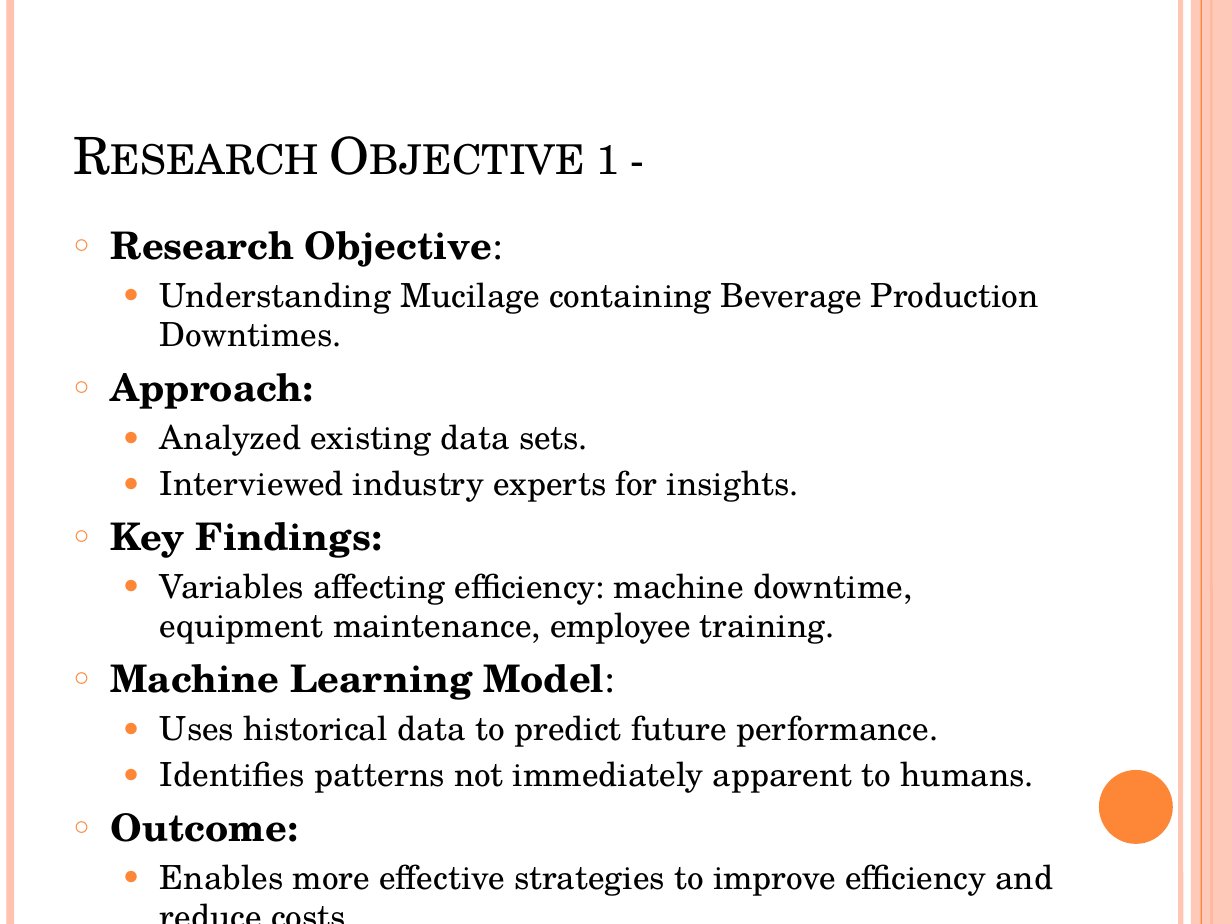
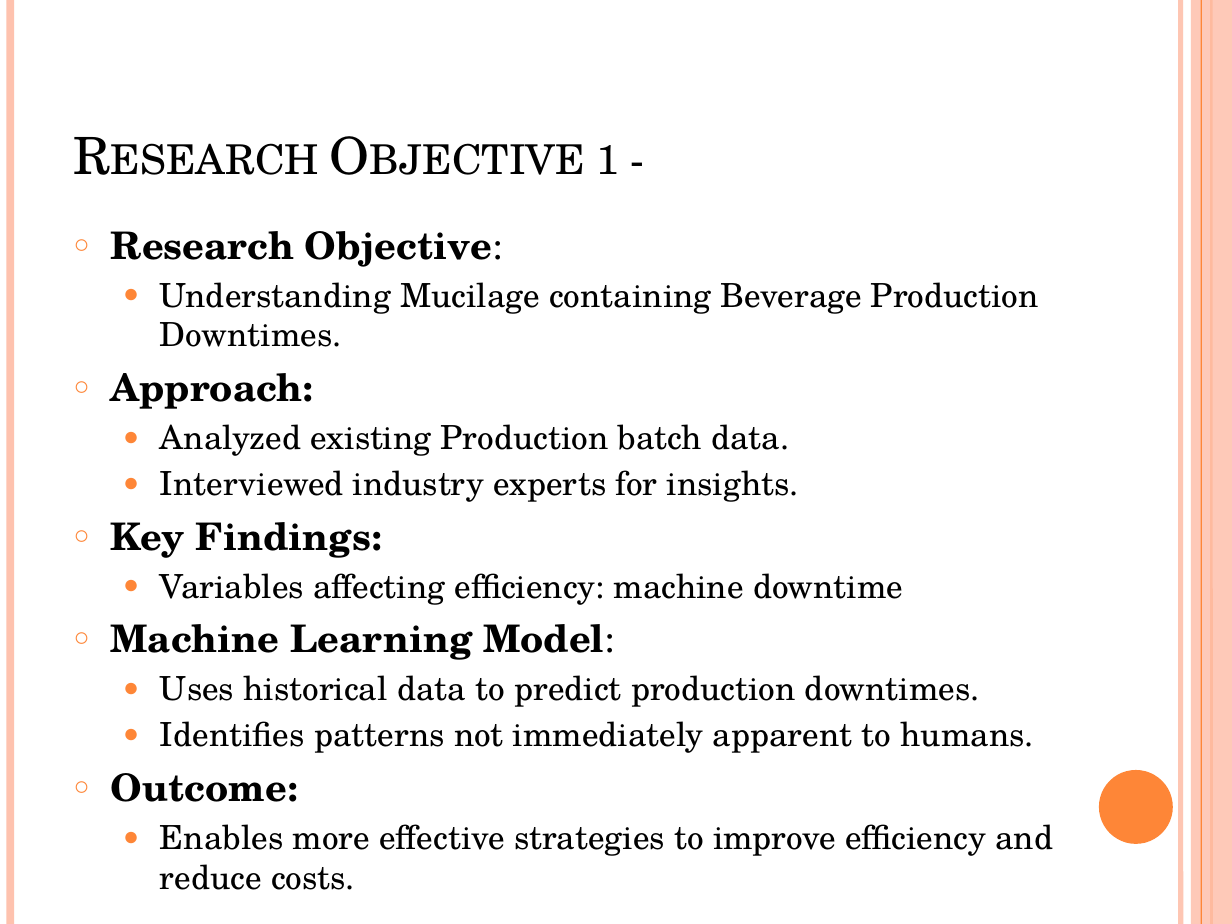
Before and after one commit to MichelleMoran431/Capstone---CCT, a slide deck: slide 5 of Presentation/Enhancing Beverage Production Process Efficiency.pptx. Drawn at 1232x924 pixels with LibreOffice and Linux fonts; fonts in the diff are those of the drawing. Boxes give left, top, right and bottom in pixels: in the first picture for what was removed or moved away, otherwise in the second. Text is boxed around its words. In the diff, an @@ line names an element or a change of style, - is before the commit and + after.

```diff
--- a/Presentation/Enhancing Beverage Production Process Efficiency.pptx
+++ b/Presentation/Enhancing Beverage Production Process Efficiency.pptx
@@ text at [160, 424, 789, 456]: text changed @@
-  ● Analyzed existing data sets.
+  ● Analyzed existing Production batch data.
@@ text at [160, 573, 903, 605]: text changed @@
-  ● Variables affecting efficiency: machine downtime, equipment maintenance, employee training.
+  ● Variables affecting efficiency: machine downtime
@@ text at [160, 675, 980, 707]: text changed @@
-  ● Uses historical data to predict future performance.
+  ● Uses historical data to predict production downtimes.
```
Also in this commit, not shown: 9 other slides changed, 1 slide added, 1 other file.
